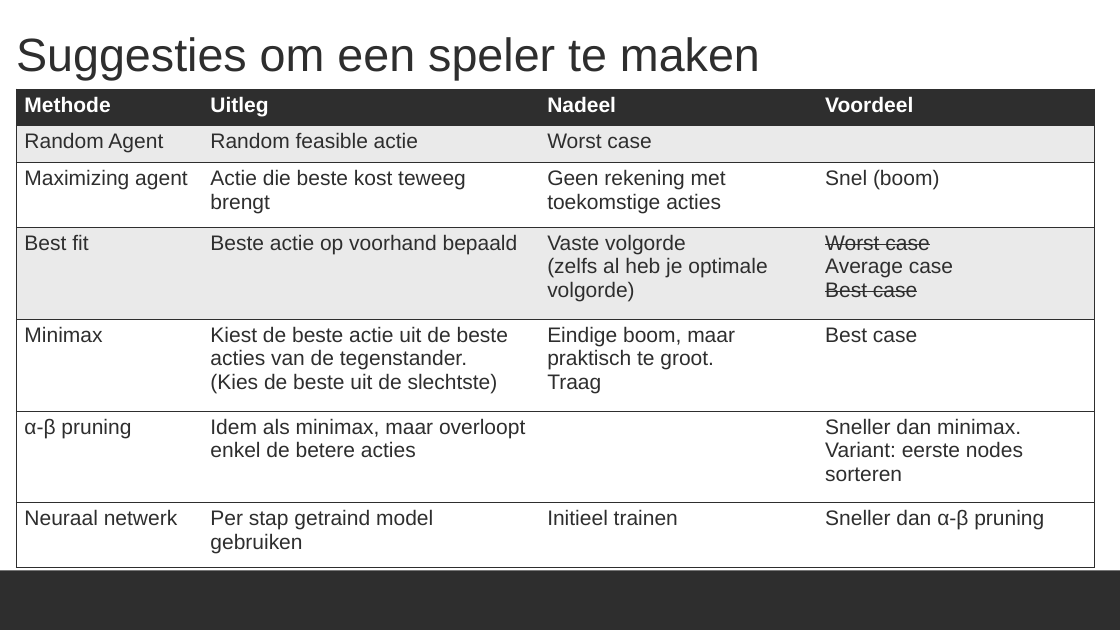
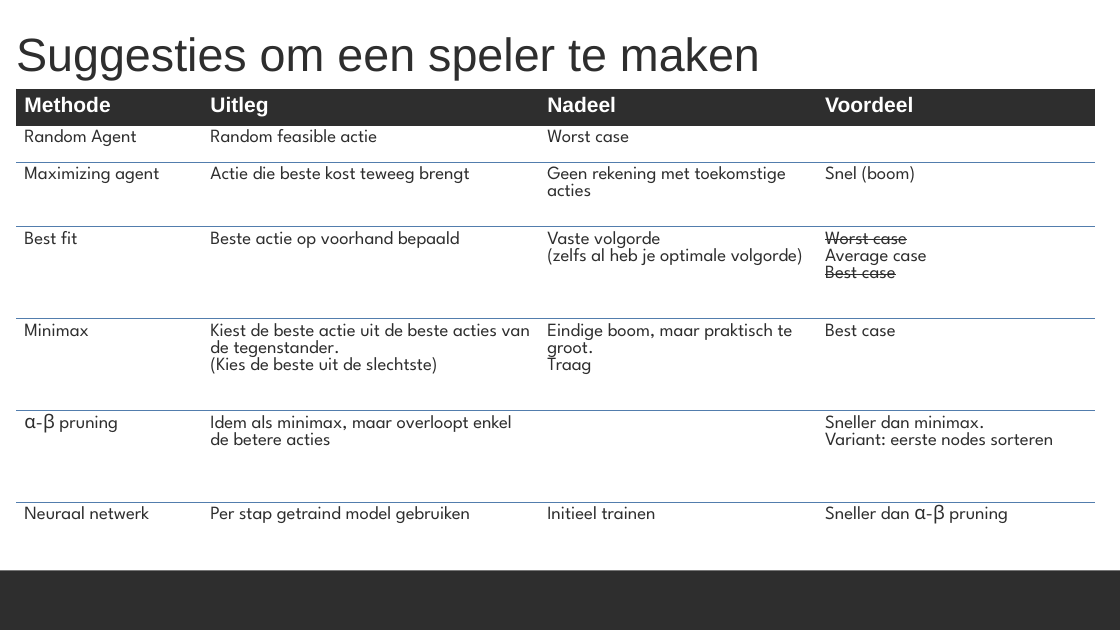
Before and after one commit to ro-per/PylosGamingBot, a slide deck: slide 17 of Presentation.pptx (slide 12 before the commit). Drawn at 1120x630 pixels with LibreOffice and Linux fonts; fonts in the diff are those of the drawing; background and template pictures are left out. Boxes give left, top, right and bottom in pixels: in the first picture for what was removed or moved away, otherwise in the second. Text is boxed around its words. In the diff, an @@ line names an element or a change of style, - is before the commit and + after.

```diff
--- a/Presentation.pptx
+++ b/Presentation.pptx
@@ table at (x1=16, y1=89, x2=1095, y2=567) @@
@@ fill #EAEAEA to none in 8 cells @@
@@ size 18 to 16 pt, font Arial to League Spartan @@
@@ borders changed @@
```
Also in this commit, not shown: 2 other slides changed, 5 slides added.
